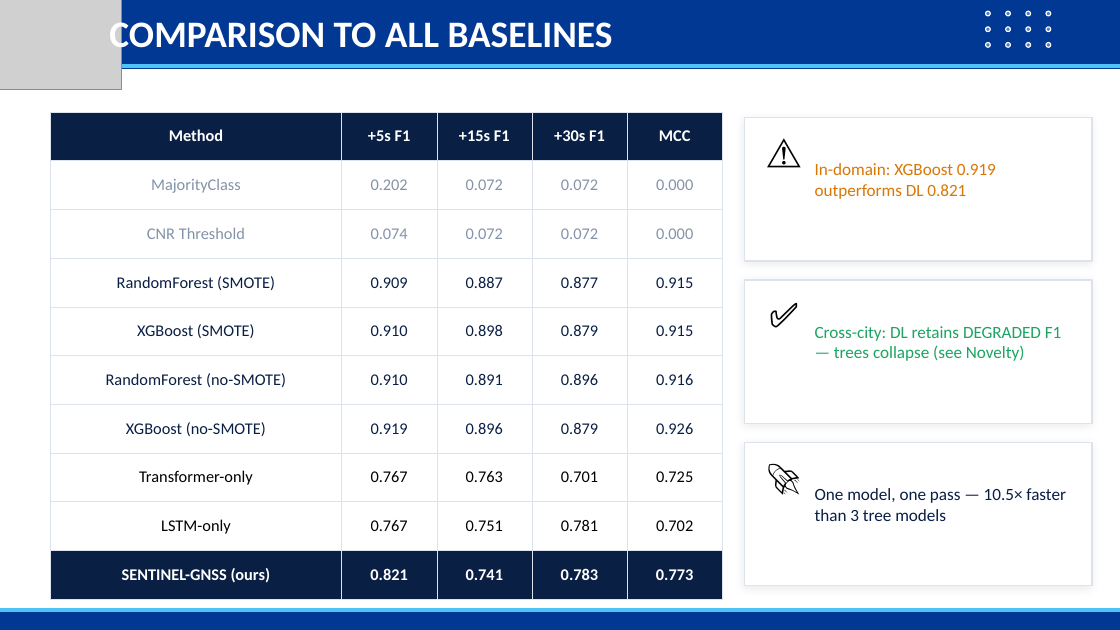
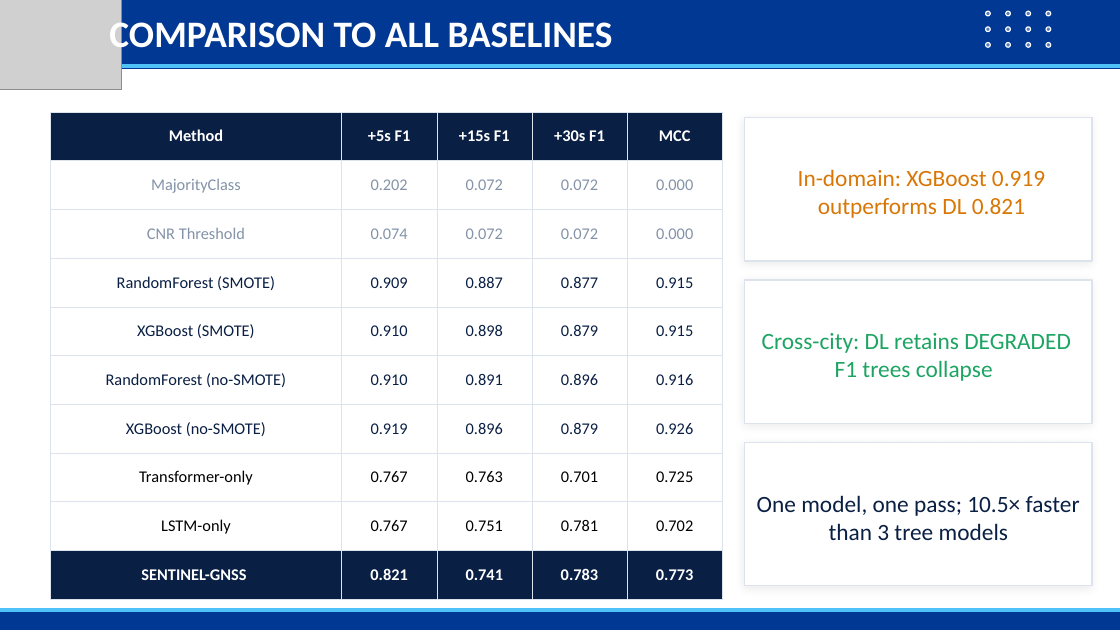
Before and after one commit to Jorshuare/AI-Based-Prediction-for-GNSS-Signal-Degradation, a slide deck: slide 15 of docs/SENTINEL_GNSS_Presentation.pptx. Drawn at 1120x630 pixels with LibreOffice and Linux fonts; fonts in the diff are those of the drawing; grey boxes stand for pictures. Boxes give left, top, right and bottom in pixels: in the first picture for what was removed or moved away, otherwise in the second. Text is boxed around its words. In the diff, an @@ line names an element or a change of style, - is before the commit and + after.

```diff
--- a/docs/SENTINEL_GNSS_Presentation.pptx
+++ b/docs/SENTINEL_GNSS_Presentation.pptx
@@ table at <box>50,112,722,599</box> @@
-row 10, column 1: SENTINEL-GNSS (ours)
+row 10, column 1: SENTINEL-GNSS
@@ text "In-domain: XGBoost 0.919 outperforms DL ...": place and size @@
-text "In-domain: XGBoost 0.919 outperforms DL ..." at <box>815,163,996,199</box>
+text "In-domain: XGBoost 0.919 outperforms DL ..." at <box>798,169,1045,218</box>
@@ text "In-domain: XGBoost 0.919 outperforms DL ..." at <box>798,169,1045,218</box>: size 14.7 to 20 pt; alignment left to centre @@
@@ text removed at <box>756,124,812,180</box> @@
-⚠️
@@ text removed at <box>756,286,812,342</box> @@
-✅
@@ text at <box>762,333,1071,381</box>: text changed; size 14.7 to 20 pt @@
-Cross-city: DL retains DEGRADED F1 — trees collapse (see Novelty)
+Cross-city: DL retains DEGRADED F1 trees collapse
@@ text removed at <box>756,448,812,504</box> @@
-🚀
@@ text at <box>757,495,1080,540</box>: text changed; size 14.7 to 20 pt @@
-One model, one pass — 10.5× faster than 3 tree models
+One model, one pass; 10.5× faster than 3 tree models
```
Also in this commit, not shown: 20 other slides changed, 1 slide added, 46 other files.
